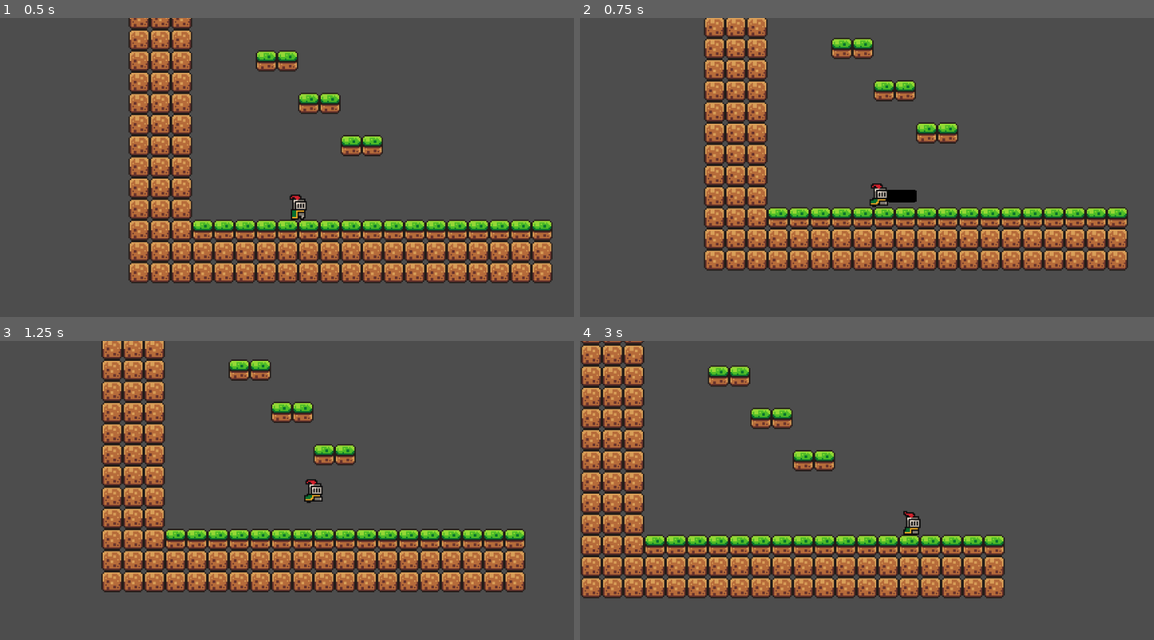
Above: before the commit, frames 1-4 (two rows, left to right).
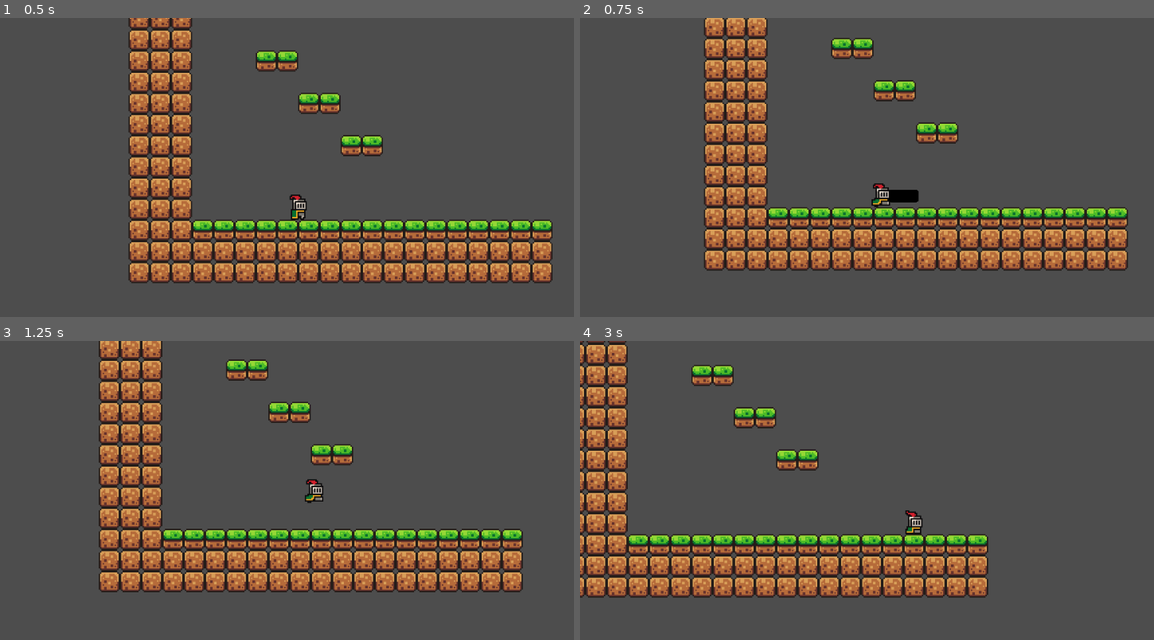
Above: after the commit, the same moments.

Repository: Ofir160/Godot-Platformer
Game: Godot game, scene res://Scenes/game.tscn
Two runs of this game, one before a commit and one after it. Both use one fixed random seed, a clock stepped at 60 frames per second and the inputs below. The engine's default icon, where the game draws it, is replaced by a stand-in: a white triangle on a blue panel in a dark square.
Inputs:
- Up to frame 1 (0.5 s): no input
- Up to frame 2 (0.75 s): hold Right (move_right) from 0.53 s (still down); tap X (attack) at 0.6 s
- Up to frame 3 (1.25 s): keep holding Right (move_right); tap Z (jump) at 0.77, 1.07 s; tap C (dash) at 0.8 s
- Up to frame 4 (3 s): tap C (dash) at 1.35 s; tap Z (jump) at 1.52, 1.55, 1.82 s; release Right (move_right) at 2.03 s; hold Left (move_left) 2.03-2.78 s; hold Z (jump) 2.03-2.78 s; tap X (attack) at 2.3, 2.85 s; hold Right (move_right) from 2.78 s (still down)

Frame 1 is identical in both runs. In frame 2, 0.1% of the frame differs, in the area x 50-59%, y 55-64%; in frame 3, 13%; in frame 4, 19%, in the area x 0-75%, y 0-86%.

Commit message:
Did a little more on  the attack.
Looking gooda

Diff:
--- a/new-game-project/Resources/player_stats.tres
+++ b/new-game-project/Resources/player_stats.tres
@@ -8,10 +8,10 @@
 max_speed = 325.0
 max_fall_speed = 1000.0
 acceleration = 25.0
-deceleration = 10.0
+deceleration = 20.0
 speeding_deceleration = 6.0
 air_acceleration_mult = 0.3
-air_deceleration_mult = 0.3
+air_deceleration_mult = 0.15
 jump_force = 600.0
 coyote_time = 0.1
 jump_buffer_time = 0.2
@@ -42,8 +42,8 @@
 wall_jump_damping_time = 0.25
 wall_jump_damping_strength = 0.3
 dashes = 1
-dash_cooldown = 0.15
-dash_buffer_time = 0.1
+dash_cooldown = 0.1
+dash_buffer_time = 0.05
 dash_length = 150.0
 dash_time = 0.2
 dash_frozen_percent = 0.05
@@ -52,7 +52,7 @@
 dash_horizontal_damping = 0.7
 dash_upwards_mult = 0.55
 dash_horizontal_mult = 0.6
-late_superdash_time = 0.2
+late_superdash_time = 0.15
 superdash_neck_snap_mult = 1.1
 superdash_horizontal_damping = 0.4
 superdash_vertical_damping = 0.4
@@ -75,8 +75,10 @@
 super_double_down_force = Vector2(0, 600)
 attack_time = 0.2
 attack_frozen_percent = 0.2
-attack_velocity_damping = 0.3
-attack_velocity_end_damping = 0.8
+attack_velocity_damping = 0.5
+attack_velocity_end_damping = 0.6
 attack_cooldown = 0.4
 attack_buffer_time = 0.1
+wrong_y_velocity_penalty = 0.7
+wrong_x_velocity_penalty = 0.4
 metadata/_custom_type_script = "uid://dp1x7x3glbxeh"
--- a/new-game-project/Scripts/Player/Attack/attack_state.gd
+++ b/new-game-project/Scripts/Player/Attack/attack_state.gd
@@ -16,8 +16,23 @@
 	# Sets the attack visuals
 	parent.attack.attack(PlayerState.attack_direction)
 
-	if Input.is_action_just_pressed("attack"):
-		print("Hi")
+	# During the attack make sure the player isn't moving in the wrong direction
+
+	if wrong_y_velocity():
+		print("Wrong Y")
+		parent.body.velocity.y *= stats.wrong_y_velocity_penalty
+
+	if wrong_x_velocity():
+		print("Wrong X")
+		parent.body.velocity.x *= stats.wrong_x_velocity_penalty
+
+	# During the attack give bonuses if the player is moving in the right direction
+
+	if right_x_velocity():
+		print("Right X")
+
+	if right_y_velocity():
+		print("Right Y")
 
 func process_input() -> State:
 
@@ -32,6 +47,14 @@
 
 		parent.body.velocity = PlayerState.saved_attack_speed * stats.attack_velocity_end_damping
 
+		# After the attack make sure the player isn't moving in the wrong direction
+
+		if wrong_y_velocity():
+			parent.body.velocity.y *= stats.wrong_y_velocity_penalty
+
+		if wrong_x_velocity():
+			parent.body.velocity.x *= stats.wrong_x_velocity_penalty
+
 		parent.timer_manager.set_timer("Attack cooldown", stats.attack_cooldown)
 
 		# End attack
@@ -43,3 +66,25 @@
 			return air_state
 
 	return null
+
+## Checks if the player's y direction is not the same as the attack's y direction
+func wrong_y_velocity() -> bool:
+	return ((PlayerState.attack_direction.y > 0.01 and parent.body.velocity.y < -0.01)
+	 or (PlayerState.attack_direction.y < -0.01 and parent.body.velocity.y > 0.01))
+
+## Checks if the player's x direction is not the same as the attack's x direction
+func wrong_x_velocity() -> bool:
+	return ((PlayerState.attack_direction.x > 0.01 and parent.body.velocity.x < -0.01)
+	 or (PlayerState.attack_direction.x < -0.01 and parent.body.velocity.x > 0.01))
+
+## Checks if the player's x direction is the same as the attack's x direction
+func right_x_velocity() -> bool:
+	return ((PlayerState.attack_direction.x > 0.01 and parent.body.velocity.x > 0.01)
+	or (PlayerState.attack_direction.x < -0.01 and parent.body.velocity.x < -0.01)
+	or (abs(PlayerState.attack_direction.x) < 0.01 and abs(parent.body.velocity.x) < 0.01))
+
+## Checks if the player's y direction is the same as the attack's y direction
+func right_y_velocity() -> bool:
+	return ((PlayerState.attack_direction.y > 0.01 and parent.body.velocity.y > 0.01)
+	or (PlayerState.attack_direction.y < -0.01 and parent.body.velocity.y < -0.01)
+	or (abs(PlayerState.attack_direction.y) < 0.01 and abs(parent.body.velocity.y) < 0.01))
--- a/new-game-project/Scripts/Player/Base Movement/air_state.gd
+++ b/new-game-project/Scripts/Player/Base Movement/air_state.gd
@@ -100,7 +100,7 @@
 			accel_rate *= stats.jump_apex_acceleration_mult
 			target_speed *= stats.jump_apex_speed_mult
 	else:
-		accel_rate = stats.speeding_deceleration
+		accel_rate = stats.deceleration * stats.air_deceleration_mult
 
 	# Accelerates by the difference in target speed. Greater when the difference is bigger
 	parent.body.velocity.x += (target_speed - parent.body.velocity.x) * accel_rate * delta
--- a/new-game-project/Scripts/Player/player_stats.gd
+++ b/new-game-project/Scripts/Player/player_stats.gd
@@ -103,6 +103,8 @@
 @export var attack_velocity_end_damping : float = 0.5
 @export var attack_cooldown : float = 0.4
 @export var attack_buffer_time : float = 0.1
+@export var wrong_y_velocity_penalty : float = 0.7
+@export var wrong_x_velocity_penalty : float = 0.7
 
 var frozen_attack_time : float:
 	get:
--- a/new-game-project/Scripts/Timer Manager/timer_manager.gd
+++ b/new-game-project/Scripts/Timer Manager/timer_manager.gd
@@ -1,5 +1,7 @@
 class_name TimerManager
 extends Node
+
+@export var log_timers : bool
 
 var timers : Dictionary[String, float]
 
@@ -14,7 +16,8 @@
 
 ## Sets the timer
 func set_timer(name : String, duration : float) -> void:
-	print("Timer: " + name + " started with a duration of " + str(duration))
+	if log_timers:
+		print("Timer: " + name + " started with a duration of " + str(duration))
 	timers.set(name.to_upper(), duration)
 
 ## Queries if the timer is finished. Returns true if timer is finished or if it doesn't exist
